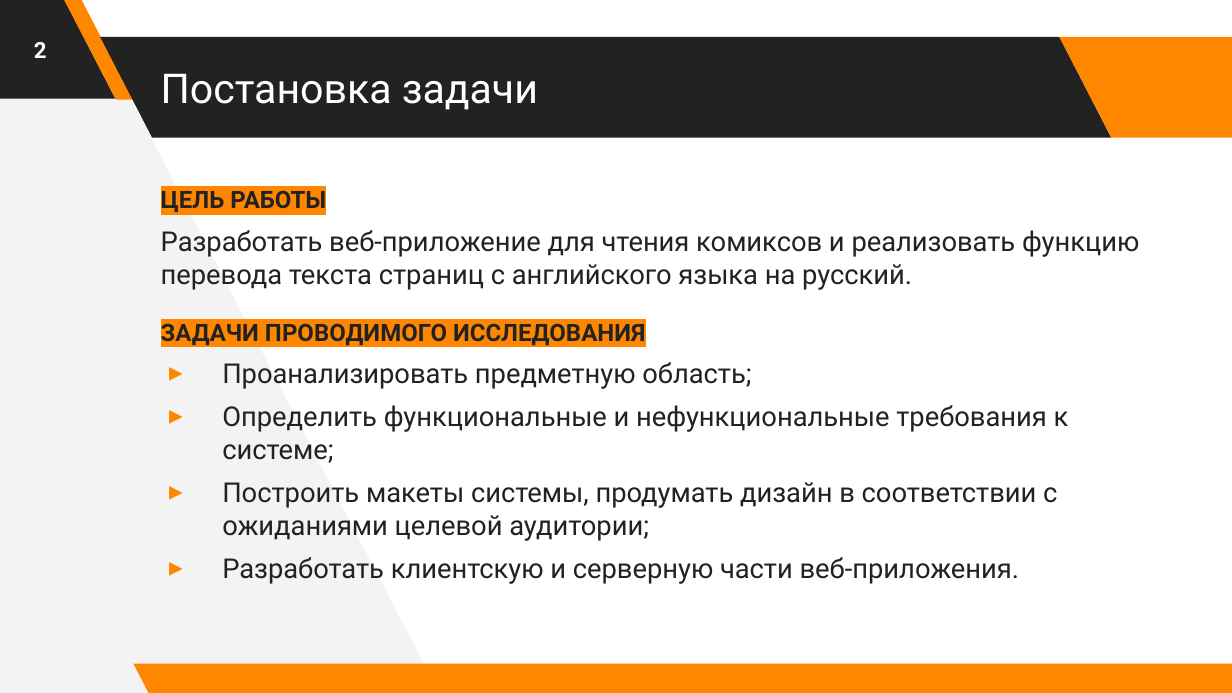
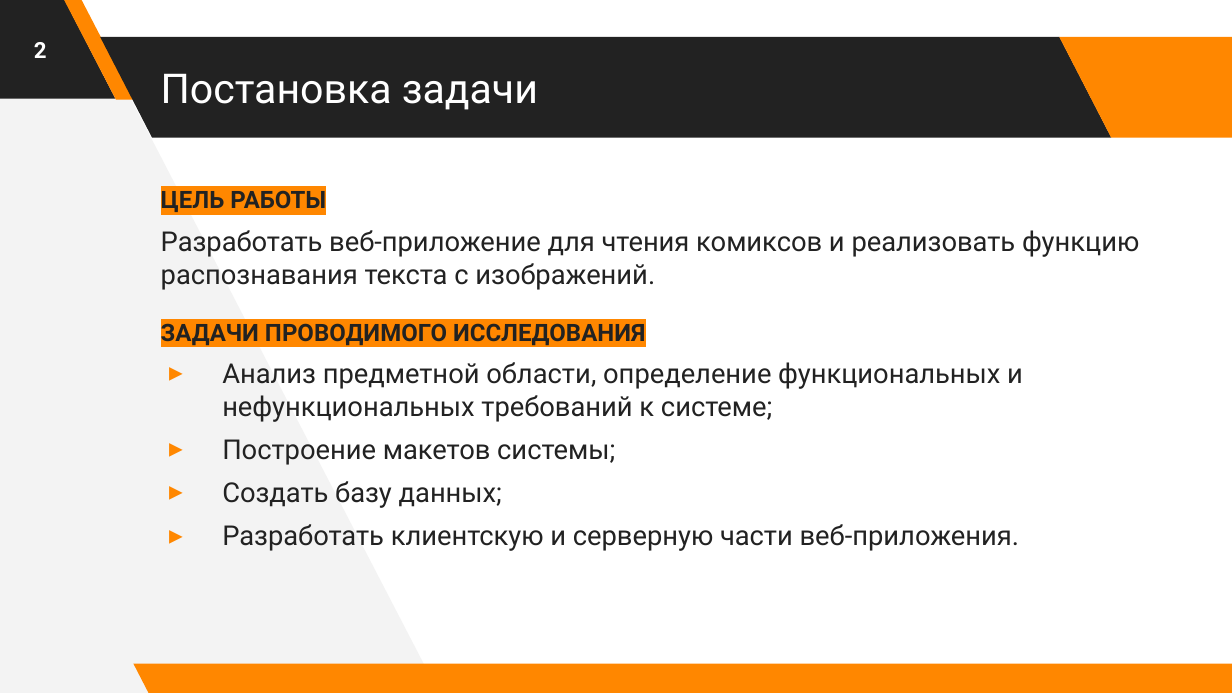
Before and after one commit to adavisly/ComicBookReader-ASP-MVC, a slide deck: slide 2 of conference/Галиева_Р.А._презентация.pptx. Drawn at 1232x693 pixels with LibreOffice and Linux fonts; fonts in the diff are those of the drawing. Boxes give left, top, right and bottom in pixels: in the first picture for what was removed or moved away, otherwise in the second. Text is boxed around its words. In the diff, an @@ line names an element or a change of style, - is before the commit and + after.

```diff
--- a/conference/Галиева_Р.А._презентация.pptx
+++ b/conference/Галиева_Р.А._презентация.pptx
@@ text at [161, 230, 1139, 290]: text changed @@
-Разработать веб-приложение для чтения комиксов и реализовать функцию перевода текста страниц с английского языка на русский.
+Разработать веб-приложение для чтения комиксов и реализовать функцию распознавания текста с изображений.
@@ text at [222, 362, 1023, 508]: text changed @@
-▸ Проанализировать предметную область;
-▸ Определить функциональные и нефункциональные требования к системе;
-▸ Построить макеты системы, продумать дизайн в соответствии с ожиданиями целевой аудитории;
+▸ Анализ предметной области, определение функциональных и нефункциональных требований к системе;
+▸ Построение макетов системы;
+▸ Создать базу данных;
```
Also in this commit, not shown: 4 other slides changed, 1 slide added, 16 other files.
